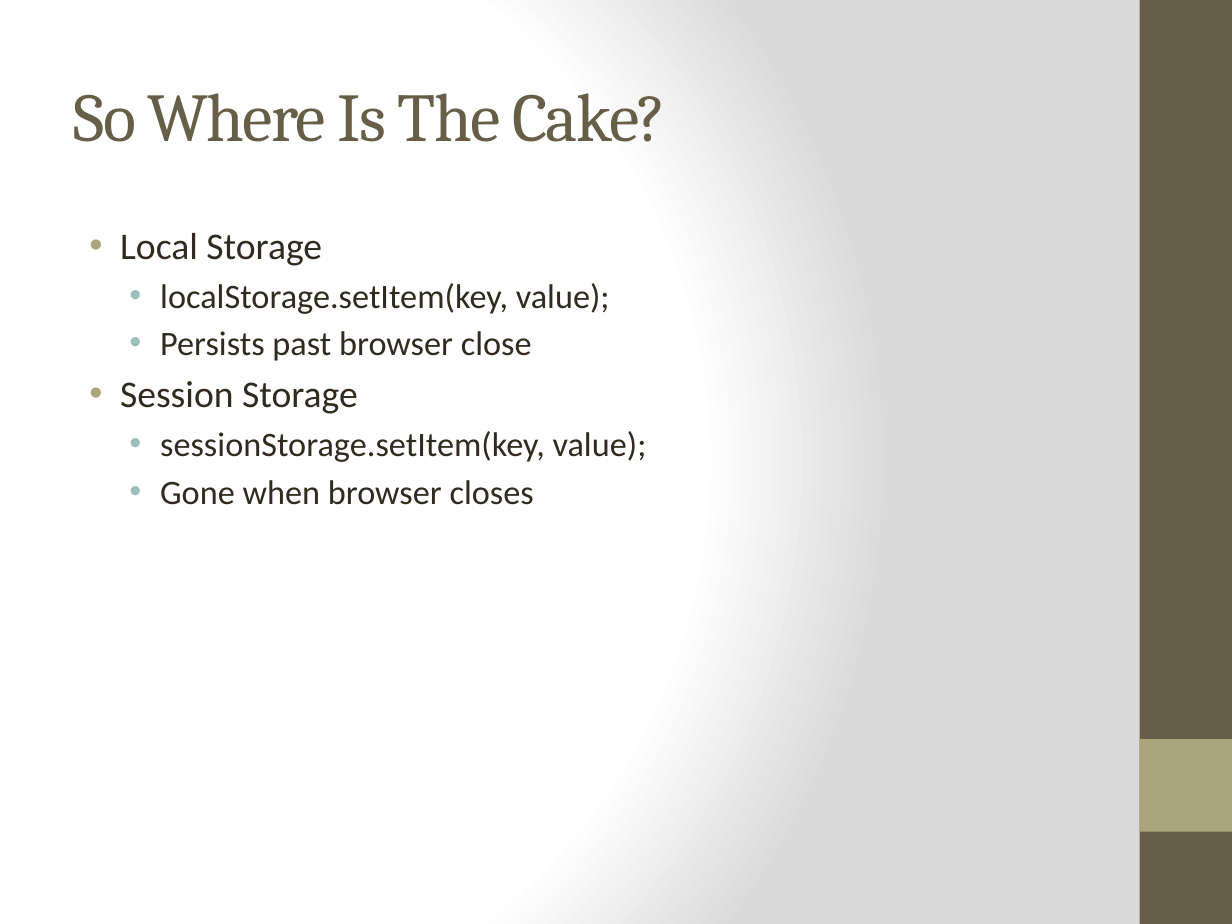
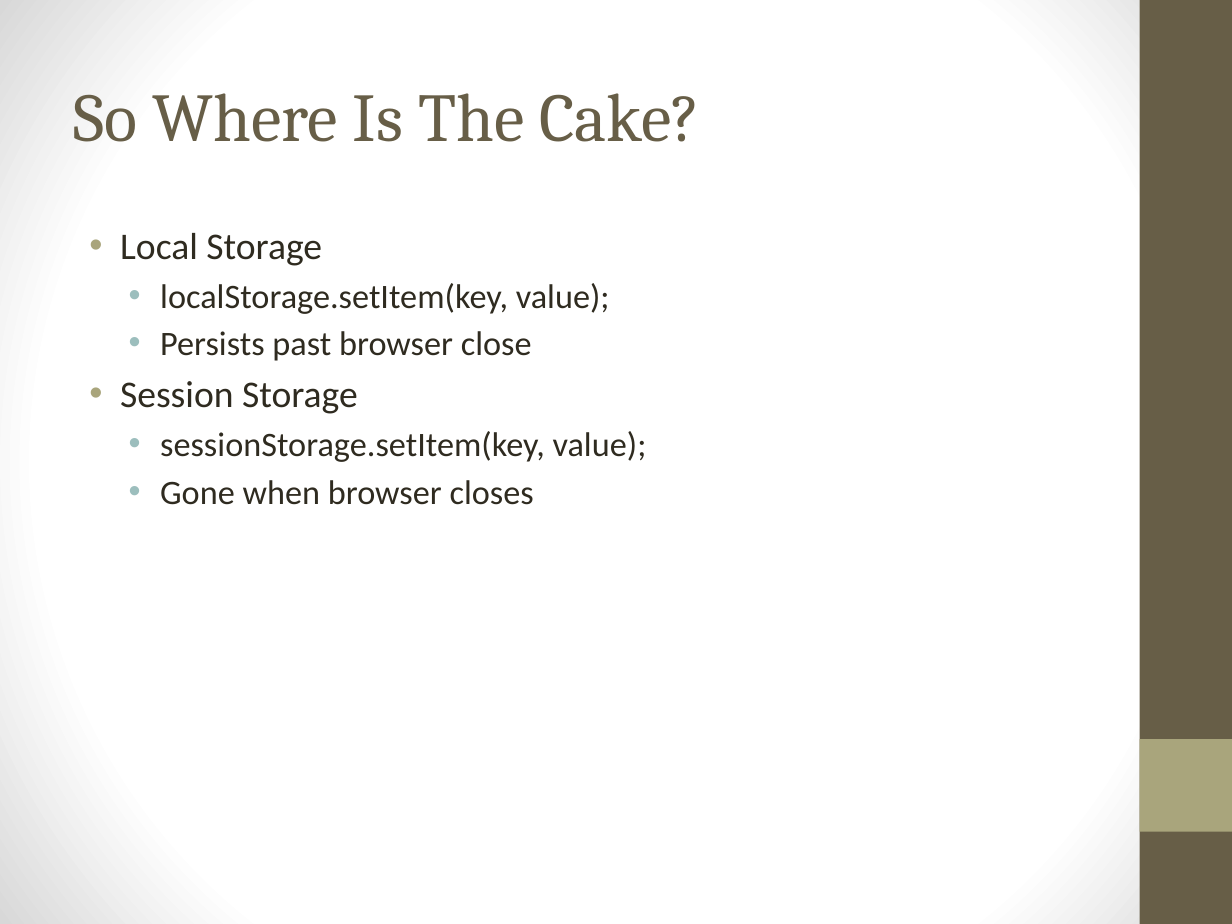
Before and after one commit to mantawolf/DevTraining, a slide deck: slide 6 of HTML5 Series WebStorage/HTML5 Series-WebStorage.pptx. Drawn at 1232x924 pixels with LibreOffice and Linux fonts; fonts in the diff are those of the drawing. Boxes give left, top, right and bottom in pixels: in the first picture for what was removed or moved away, otherwise in the second. Text is boxed around its words. In the diff, an @@ line names an element or a change of style, - is before the commit and + after.

```diff
--- a/HTML5 Series WebStorage/HTML5 Series-WebStorage.pptx
+++ b/HTML5 Series WebStorage/HTML5 Series-WebStorage.pptx
@@ background gradient #FFFFFF to #DADADA to gradient #FFFFFF to #D8D8D8 @@
@@ title "So Where Is The Cake?" at [74, 93, 700, 142]: letter spacing -1 to 0 pt @@
@@ text "Local Storage" at [120, 233, 647, 505]: less space between paragraphs; indent changed @@
```
Also in this commit, not shown: 16 other slides changed, 12 other files.
